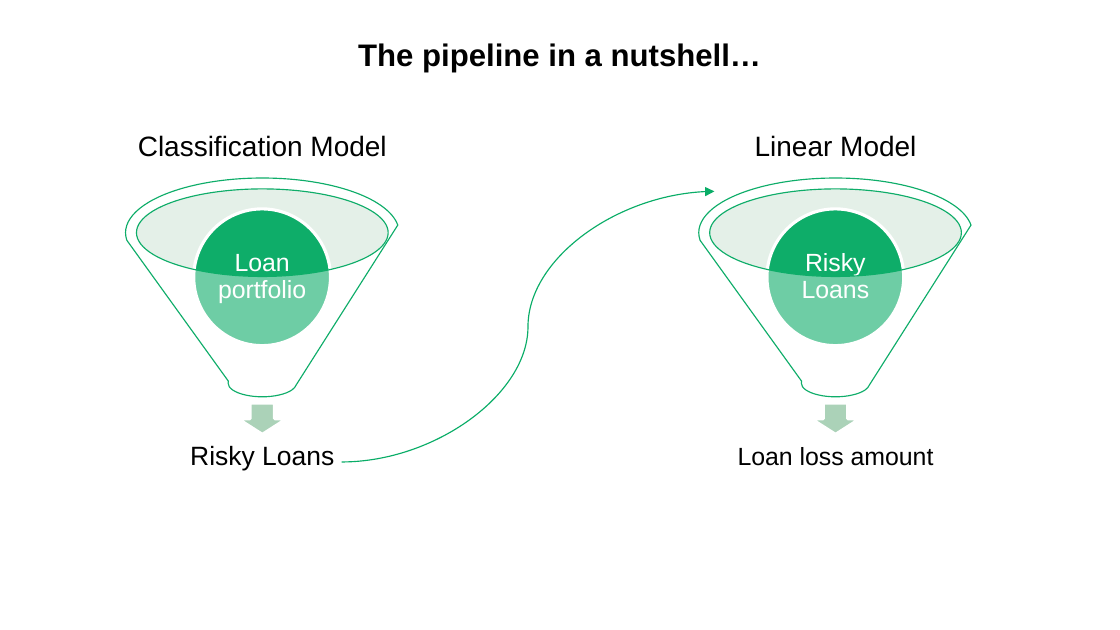
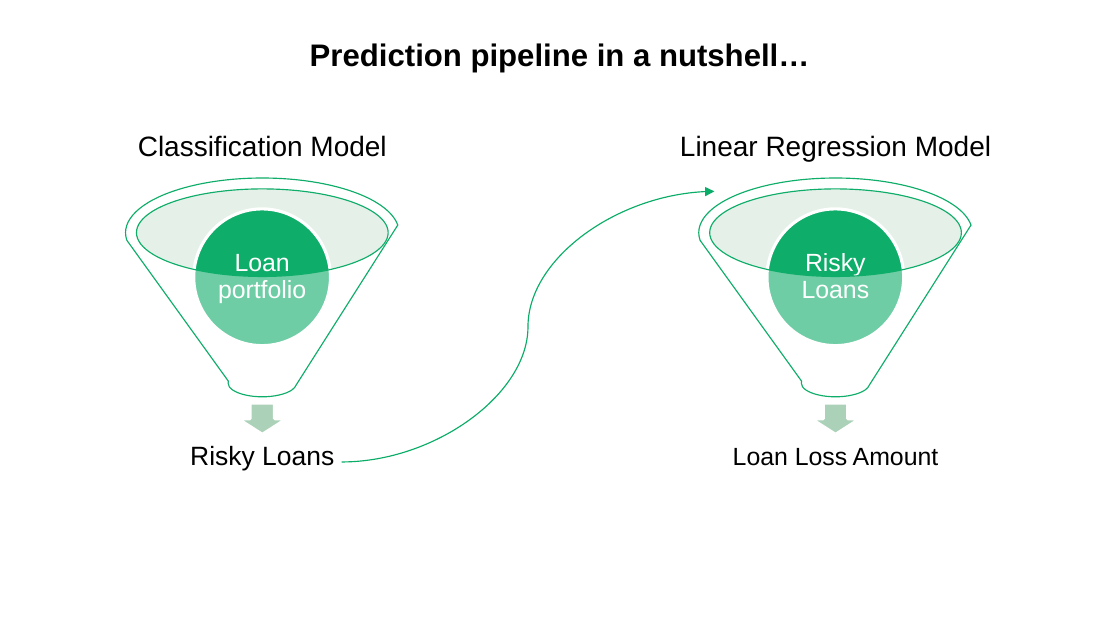
Before and after one commit to mdominguez2010/Loan-Loss, a slide deck: slide 5 of presentation/presentation_final_draft.pptx. Drawn at 1120x630 pixels with LibreOffice and Linux fonts; fonts in the diff are those of the drawing. Boxes give left, top, right and bottom in pixels: in the first picture for what was removed or moved away, otherwise in the second. Text is boxed around its words. In the diff, an @@ line names an element or a change of style, - is before the commit and + after.

```diff
--- a/presentation/presentation_final_draft.pptx
+++ b/presentation/presentation_final_draft.pptx
@@ text at [310, 43, 809, 72]: text changed @@
-The pipeline in a nutshell…
+Prediction pipeline in a nutshell…
@@ text at [680, 135, 991, 161]: text changed @@
-Linear Model
+Linear Regression Model
@@ text at [733, 448, 939, 466]: text changed @@
-Loan loss amount
+Loan Loss Amount
```
Also in this commit, not shown: 6 other slides changed, 1 other file.
